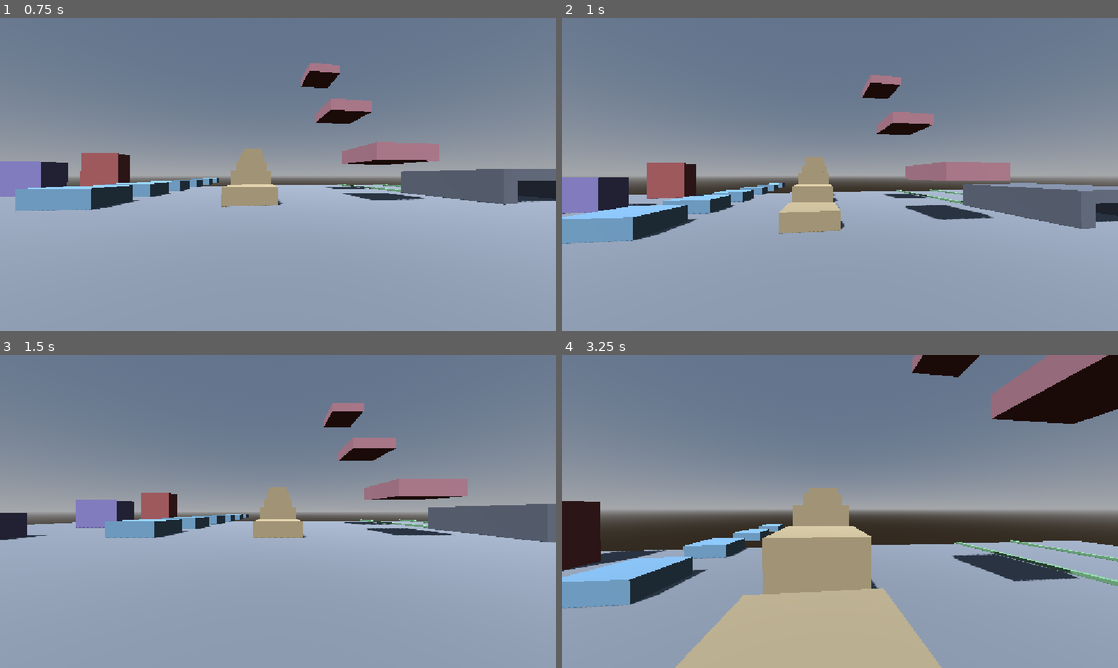
Above: before the commit, frames 1-4 (two rows, left to right).
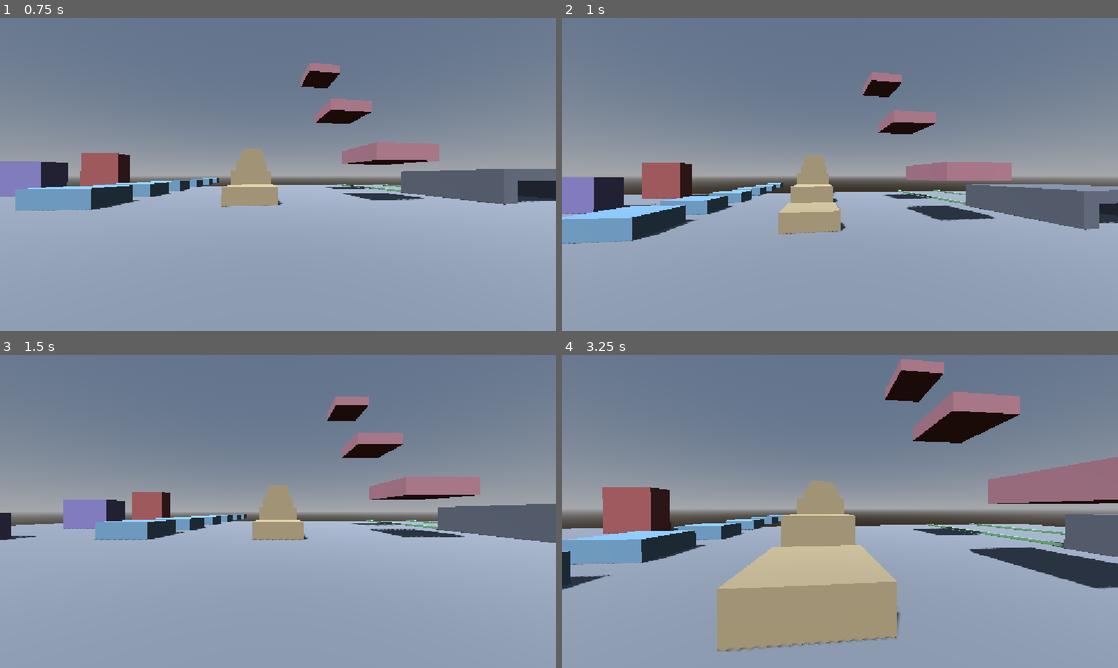
Above: after the commit, the same moments.

Repository: dragon-fish/parkour-game
Game: Godot game, scene res://scenes/main.tscn
Same seed, same stepped clock (60 frames per second), same inputs: the game is played once before the commit and once after it.
Inputs (mouse positions are in pixels of both pictures, inside the frame that each line leads up to):
- Up to frame 1 (0.75 s): tap Enter at 0.5 s; move the mouse to (305, 174) at 0.52 s; hold W from 0.53 s (still down); tap Tab at 0.6 s
- Up to frame 2 (1 s): keep holding W; tap Space at 0.77 s
- Up to frame 3 (1.5 s): keep holding W; move the mouse to (250, 511) at 1.27 s; tap R at 1.35 s
- Up to frame 4 (3.25 s): keep holding W; tap Space at 1.52, 3.02 s; move the mouse to (851, 505) at 2.02 s; hold Ctrl 2.03-2.78 s; move the mouse to (834, 517) at 2.77 s; tap Shift at 2.85 s

Frame 1 is identical in both runs. In frame 2, 1.6% of the frame differs, in the area x 0-100%, y 17-73%; in frame 3, 3.1%; in frame 4, 37%, in the area x 0-100%, y 0-100%.

Commit message:
fix(movement): retune air control against the new jump arc
air_accel was still 12.0 -- tuned for the pre-retune 0.63s hangtime -- so
over the new 1.58s arc it could ratchet horizontal speed above the ground
cap. Per the guide, ME does not solve this with a low speed ceiling; it
gives the player almost no control authority in the air instead:

  air_accel = ground_accel * AirControl = 60.0 * 0.025 = 1.5
  air_max_speed = AirSpeed 2400 uu/s -> 24.0 m/s (essentially uncapped)

Raising air_max_speed alone reopened the same exploit through a different
door: with near-zero accel but no ceiling, a long fall or a chain of jumps
had unlimited TIME to slowly climb toward 24.0, letting mere airtime
manufacture speed no ground state could reach (caught by
test_landing.gd's test_a_landing_can_never_add_speed_however_the_keep_
ratio_is_tuned and test_slide_state.gd's test_chained_slide_then_jump_
cannot_stack_the_entry_boost). Player.air_accelerate() now targets
min(air_max_speed, max(sprint_speed, current speed along wish_dir)):
momentum already above sprint_speed (wall-run/slide boosts) is still never
reduced, but air control cannot build FRESH speed past the ground cap no
matter how long the flight.

Confirmed by driving the real states (not reasoning about it): 8 chained
jumps with a rotating air-strafe input land flat at sprint_speed every
time, both on solid ground and after the old TestWorld-floor-overrun
failure mode. New regression test
(test_air_strafing_across_chained_jumps_never_exceeds_the_ground_speed_cap)
pins this against config, not a literal.

Diff:
--- a/scripts/player/movement_config.gd
+++ b/scripts/player/movement_config.gd
@@ -25,12 +25,48 @@
 @export var floor_snap_speed: float = 2.0
 
 @export_group("Air")
-## Air acceleration. Deliberately far below ground_accel: committing to a
-## jump is the core of the movement feel.
-@export var air_accel: float = 12.0
-## Upper bound on the speed air control alone can reach. Momentum carried in
+## Source: docs/mirrors-edge-deep-research/09-Godot移植指南.md §9.1 / 02-速度系统.md
+## §2.3 -- ME's `AirControl = 0.025` is not an acceleration in its own right;
+## the guide reads it as a MULTIPLIER on ground accel ("AirControl 0.025 ×
+## 加速度"). Applied to this project's own ground_accel (60.0, itself already
+## ~= ME's AccelRate 61.44, see ground_accel's own comment) rather than to
+## ME's raw AccelRate, since this is the number our air_accelerate() actually
+## gets compared against:
+##   air_accel = ground_accel * 0.025 = 60.0 * 0.025 = 1.5
+## This is deliberately not a speed-ceiling fix (see air_max_speed below for
+## why the old air_max_speed = 9.0 was the wrong lever entirely) -- with the
+## post-retune 1.58 s hangtime (gravity 24.0 -> 8.0, see MovementConfig.gravity),
+## the old air_accel (12.0) could ratchet horizontal speed past sprint_speed
+## over repeated jumps; at 1.5, a full hangtime of continuous same-direction
+## air control adds at most air_accel * 1.58 =~ 2.4 m/s, and landing's own
+## speed cost (_apply_landing_cost) removes far more than that on any landing
+## hard enough to matter -- see
+## tests/test_air_state.gd's test_air_strafing_across_chained_jumps_never_
+## exceeds_the_ground_speed_cap for a direct, driven-state measurement.
+@export var air_accel: float = 1.5
+## Outer bound on the speed air control alone can reach. Momentum carried in
 ## from other states is never reduced by air control.
-@export var air_max_speed: float = 9.0
+## Source: docs/mirrors-edge-deep-research/09-Godot移植指南.md §9.1 -- ME's
+## `AirSpeed 2400` uu/s -> 24.0 m/s at this project's confirmed 1 uu = 1 cm
+## scale, i.e. essentially uncapped (3.3x GroundSpeed's own 720 uu/s). This
+## replaces the OLD model this field encoded (a hard ceiling close to
+## sprint_speed, meant to prevent air control from creating speed on its own)
+## with ME's actual one: air speed is barely bounded at all, because the real
+## defence against an air-control exploit is air_accel being almost zero (see
+## its own comment), not a low ceiling here.
+## Player.air_accelerate() never actually targets this value alone -- its real,
+## PRACTICAL ceiling is min(air_max_speed, max(sprint_speed, current speed
+## along the wish direction)), so this field only matters for momentum ALREADY
+## above sprint_speed (a wall-run or slide boost carried into the air), which
+## it never reduces. Below sprint_speed, air control tops out at sprint_speed
+## itself, however long the flight -- otherwise mere AIRTIME (a long fall, not
+## even a deliberate exploit) could slowly climb toward this field's own 24.0
+## and manufacture speed no ground state could reach on its own, which is
+## exactly what a plain long fall did before this ceiling existed: see
+## tests/test_landing.gd's test_a_landing_can_never_add_speed_however_the_
+## keep_ratio_is_tuned and tests/test_slide_state.gd's
+## test_chained_slide_then_jump_cannot_stack_the_entry_boost.
+@export var air_max_speed: float = 24.0
 ## Source: docs/mirrors-edge-deep-research/09-Godot移植指南.md §9.1 Ground/Air/
 ## Jump table -- ME's DefaultGravityZ 800 uu/s^2 -> 8.0 m/s^2 at this project's
 ## confirmed 1 uu = 1 cm scale (see the research README's unit derivation).
--- a/scripts/player/player.gd
+++ b/scripts/player/player.gd
@@ -696,15 +696,35 @@
 	velocity.x = horizontal.x
 	velocity.z = horizontal.z
 
-## Air movement: only ever adds speed along wish_dir, and only up to
-## air_max_speed measured along that direction. It never brakes, so momentum
+## Air movement: only ever adds speed along wish_dir, and only up to a
+## ceiling measured along that direction. It never brakes, so momentum
 ## carried in from another state survives — P1's slide depends on this.
+##
+## The ceiling is NOT a flat air_max_speed: it is
+## min(air_max_speed, max(sprint_speed, speed_along_wish)). air_max_speed
+## itself (see its own comment in movement_config.gd -- ME's AirSpeed,
+## essentially uncapped) is deliberately too high to ever bind in practice;
+## it exists so momentum carried in from elsewhere (a wall-run or slide boost
+## exceeding sprint_speed) is never reduced by air control, matching this
+## function's own "never brakes" rule. sprint_speed is the floor UNDER that:
+## with air_accel now tiny (see its own comment), a long fall or a chain of
+## jumps has plenty of TIME to slowly climb toward air_max_speed even without
+## any exploit-like input, which would let mere airtime manufacture speed no
+## ground state could reach on its own -- exactly the invariant
+## tests/test_landing.gd's test_a_landing_can_never_add_speed_however_the_
+## keep_ratio_is_tuned and tests/test_slide_state.gd's
+## test_chained_slide_then_jump_cannot_stack_the_entry_boost both pin. Taking
+## the max with the CURRENT speed_along_wish (not a flat sprint_speed cap) is
+## what keeps the "never reduces carried-in momentum" half of the contract
+## intact: a player already faster than sprint_speed gets zero headroom here
+## (the ceiling sits at their own current speed), never a forced slowdown.
 func air_accelerate(wish_dir: Vector3, delta: float) -> void:
 	if wish_dir == Vector3.ZERO:
 		return
 	var horizontal := Vector3(velocity.x, 0.0, velocity.z)
 	var speed_along_wish := horizontal.dot(wish_dir)
-	var headroom := config.air_max_speed - speed_along_wish
+	var ceiling := minf(config.air_max_speed, maxf(config.sprint_speed, speed_along_wish))
+	var headroom := ceiling - speed_along_wish
 	if headroom <= 0.0:
 		return
 	var candidate := horizontal + wish_dir * minf(config.air_accel * delta, headroom)
--- a/tests/test_air_state.gd
+++ b/tests/test_air_state.gd
@@ -107,6 +107,55 @@
 	TestWorld.teardown(world)
 	await step(1)
 
+## Companion to test_chained_jumps_do_not_stack_speed, which only ever holds
+## a fixed forward input. This drives an actual air-strafe pattern -- a
+## rotating wish_dir every few ticks while airborne, the way a player trying
+## to exploit air_accelerate()'s Quake-style projection would -- across a
+## full chain of jumps, and pins the result against MovementConfig.sprint_speed
+## itself (never a literal), per the guide's AirControl = 0.025 model: air
+## control is not blocked by a low air_max_speed ceiling (see that field's own
+## comment), so the only thing standing between this and a repeat of the old
+## air_accel=12.0 / air_max_speed=9.0 ratchet (confirmed via
+## tools/probe_speed_exploit.gd against the live states before this test was
+## written: flat at sprint_speed across 8 chained hops, both with and without
+## strafing) is air_accel being small enough that a full hangtime of
+## continuous strafing cannot add meaningful speed. The 1.1x allowance is
+## itself relative to sprint_speed, not a bare number, so a future retune of
+## sprint_speed alone does not silently loosen this pin.
+func test_air_strafing_across_chained_jumps_never_exceeds_the_ground_speed_cap() -> void:
+	var world := await _spawn()
+	var player: Player = world["player"]
+	var input: ScriptedInputSource = world["input"]
+	var cfg: MovementConfig = player.config
+
+	input.state.move = Vector2(0.0, 1.0)
+	input.state.sprint_held = true
+	await step(90)
+
+	var cap: float = cfg.sprint_speed * 1.1
+	var strafe_ticks := 0
+	for hop in 8:
+		input.press_jump()
+		var guard := 0
+		while player.state_machine.current_name != &"Ground" and guard < 300:
+			# Rotating wish_dir: the closest this project's simple projection
+			# model has to a strafe-jump's "keep wish_dir just ahead of
+			# velocity" technique.
+			var t := float(strafe_ticks) * 0.15
+			input.state.move = Vector2(sin(t), 1.0).normalized()
+			await step(1)
+			strafe_ticks += 1
+			guard += 1
+		input.release_jump()
+		input.state.move = Vector2(0.0, 1.0)
+		check(player.horizontal_speed() <= cap, \
+			"hop %d landed at %f m/s, above %f (sprint_speed %f x 1.1) -- air-strafing must not ratchet speed past the ground cap" \
+			% [hop + 1, player.horizontal_speed(), cap, cfg.sprint_speed])
+		await step(10)
+
+	TestWorld.teardown(world)
+	await step(1)
+
 func test_coyote_time_allows_a_jump_just_after_leaving_ground() -> void:
 	var world := await _spawn()
 	var player: Player = world["player"]
